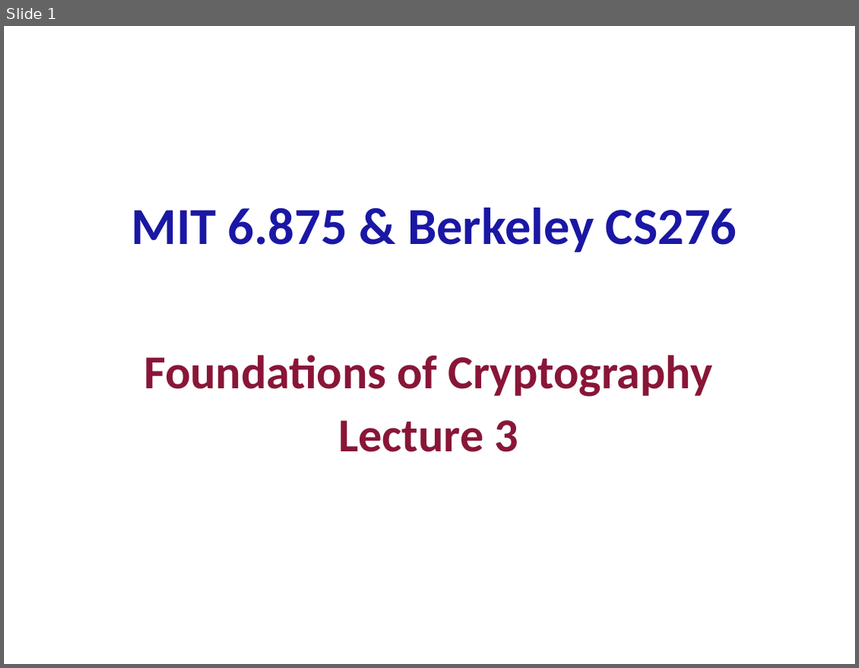
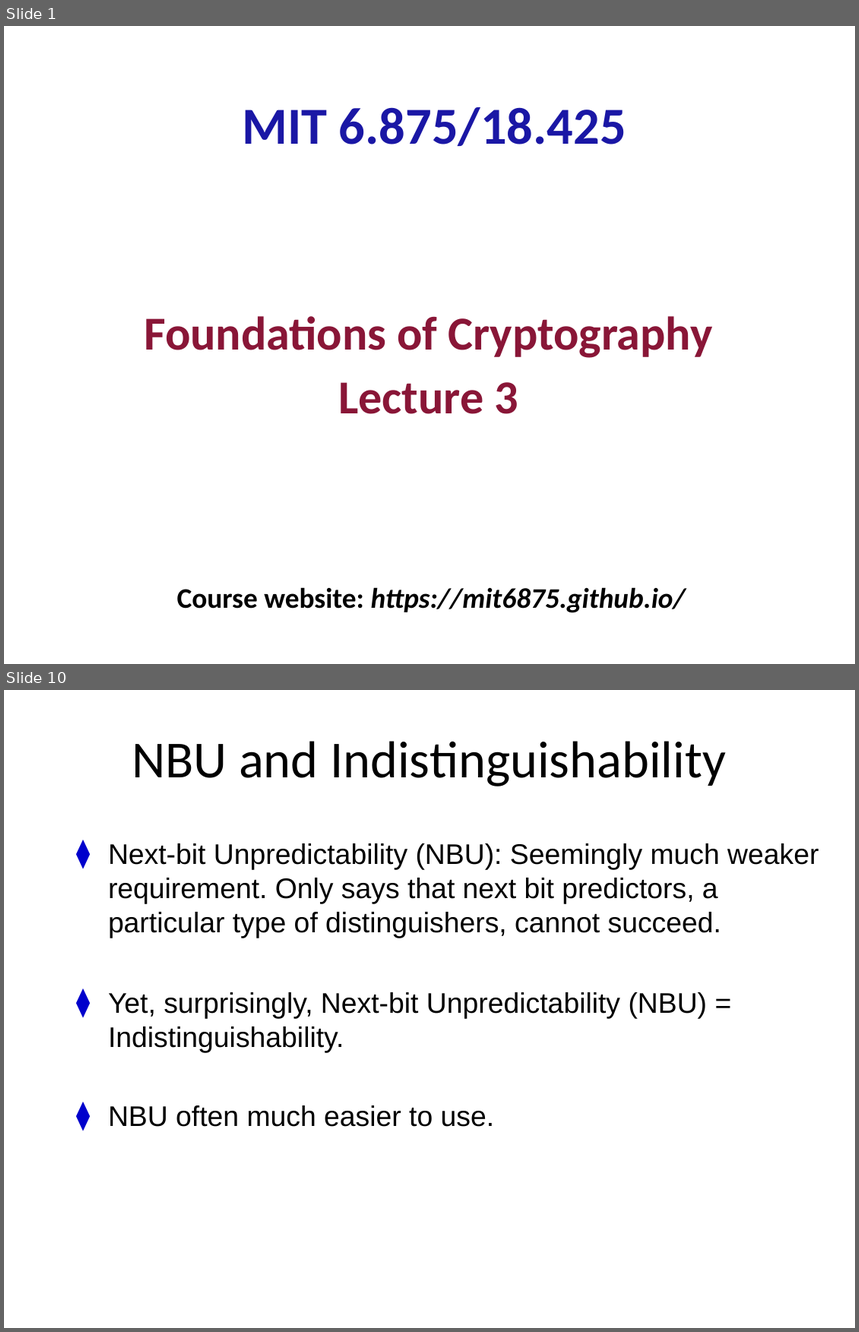
Before and after one commit to mit6875/mit6875.github.io, a slide deck: SLIDES/lec3.pptx. Shown one above the other, each under a label of ours: slide 1 before the commit, slides 1 and 10 after it; the slides between them are not shown. The pictures are 859x668 and 859x1332 pixels, drawn with LibreOffice and Linux fonts; fonts in the diff are those of the drawing. Boxes give left, top, right and bottom in pixels: in the first picture for what was removed or moved away, otherwise in the second. Text is boxed around its words. In the diff, an @@ line names an element or a change of style, - is before the commit and + after.

```diff
--- a/SLIDES/lec3.pptx
+++ b/SLIDES/lec3.pptx
@@ slide 10 added at [4,690,855,1328], background #FFFFFF @@
@@ title added at [132,741,726,787], 44 pt, text #000000 @@
+NBU and Indistinguishability
@@ text added at [108,844,819,938], 24 pt, text #000000 @@
+⧫ Next-bit Unpredictability (NBU): Seemingly much weaker requirement. Only says that next bit predictors, a particular type of distinguishers, cannot succeed.
@@ text added at [108,992,708,1053], 24 pt, text #000000 @@
+⧫ Yet, surprisingly, Next-bit Unpredictability (NBU) = Indistinguishability.
@@ text added at [108,1106,495,1127], 24 pt, text #000000 @@
+⧫ NBU often much easier to use.
@@ slide 1 changed as well @@
@@ text at [243,107,626,146]: text changed @@
-MIT 6.875 & Berkeley CS276
+MIT 6.875/18.425
@@ text "Foundations of Cryptography": place and size @@
-text "Foundations of Cryptography" at [144,355,713,397]
+text "Foundations of Cryptography" at [144,316,713,358]
@@ text "Lecture 3": place and size @@
-text "Lecture 3" at [338,420,518,452]
+text "Lecture 3" at [338,382,518,414]
@@ text added at [177,588,686,613], 24 pt, text #000000, bold, italic @@
+Course website: https://mit6875.github.io/
```
Also in this commit, not shown: 2 other slides changed, 40 other slides added, 40 slides removed, 1 other file.
